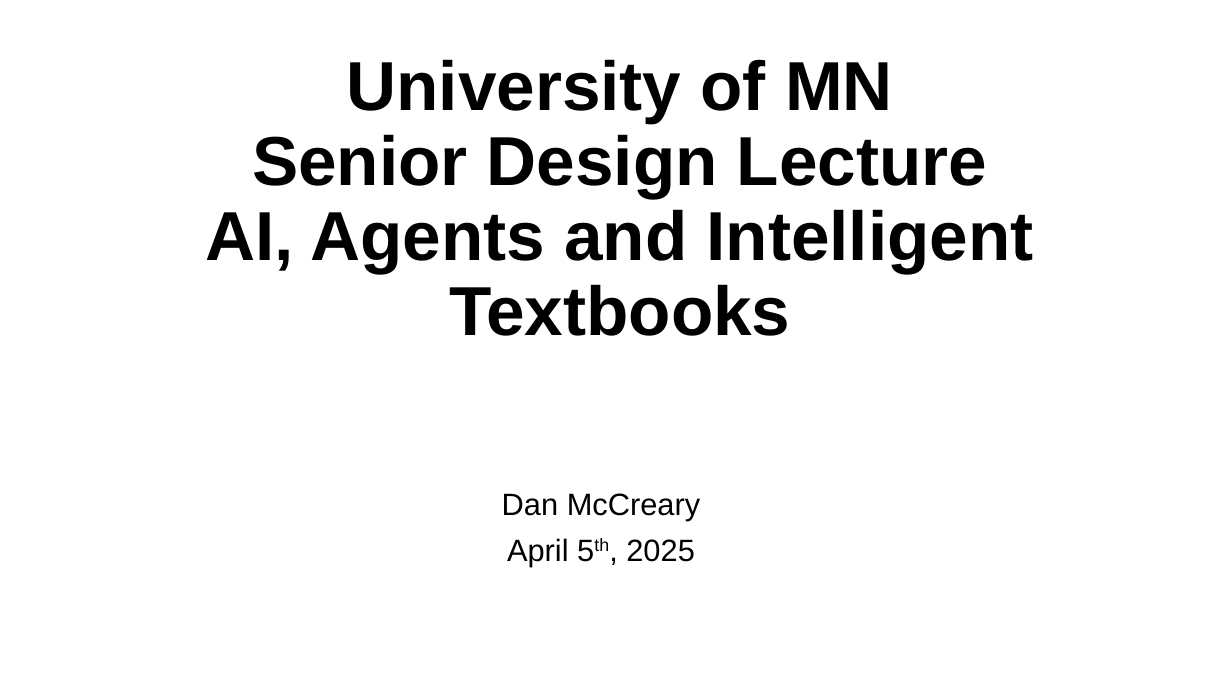
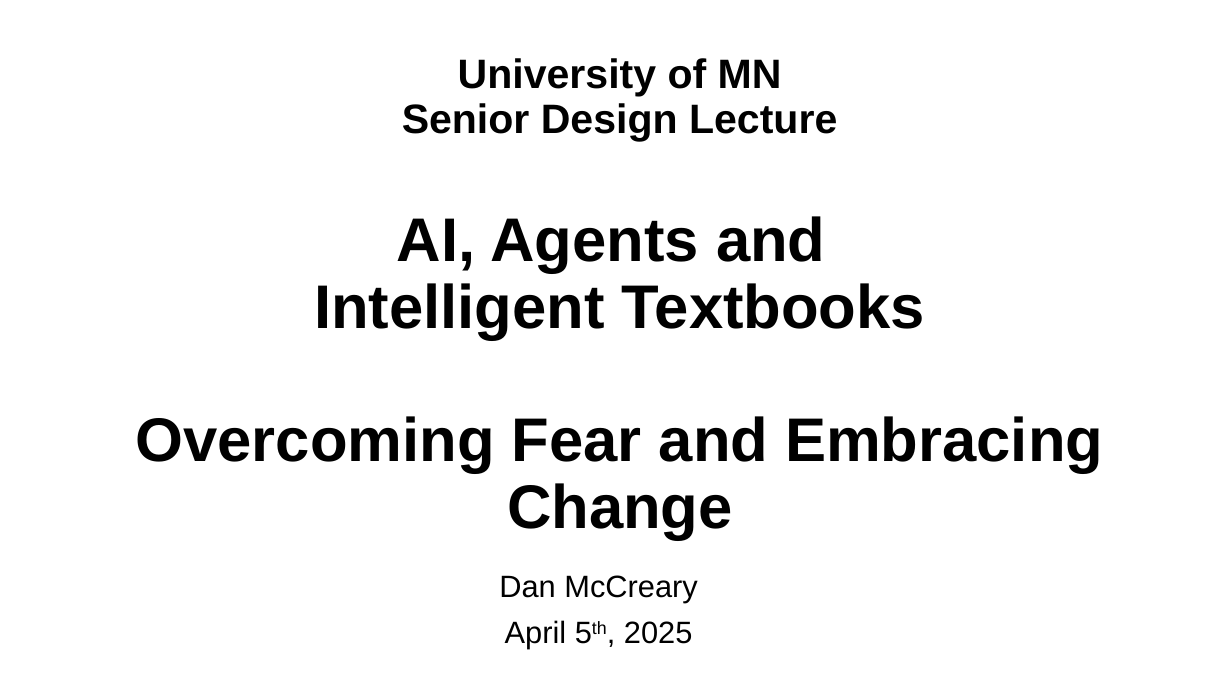
Before and after one commit to dmccreary/intelligent-textbooks, a slide deck: slide 1 of slides/U-of-MN-Senior-Projects-Lecture.pptx. Drawn at 1232x693 pixels with LibreOffice and Linux fonts; fonts in the diff are those of the drawing. Boxes give left, top, right and bottom in pixels: in the first picture for what was removed or moved away, otherwise in the second. Text is boxed around its words. In the diff, an @@ line names an element or a change of style, - is before the commit and + after.

```diff
--- a/slides/U-of-MN-Senior-Projects-Lecture.pptx
+++ b/slides/U-of-MN-Senior-Projects-Lecture.pptx
@@ title at [136, 58, 1103, 539]: text changed; size 54 to 48 pt @@
-University of MN
-Senior Design Lecture
-AI, Agents and Intelligent Textbooks
+University of MN
+Senior Design Lecture
+AI, Agents and
+Intelligent Textbooks
+Overcoming Fear and Embracing Change
@@ subtitle "Dan McCreary": place and size @@
-subtitle "Dan McCreary" at [502, 493, 701, 566]
+subtitle "Dan McCreary" at [499, 575, 698, 649]
```
Also in this commit, not shown: 32 other slides changed, 4 slides added.
